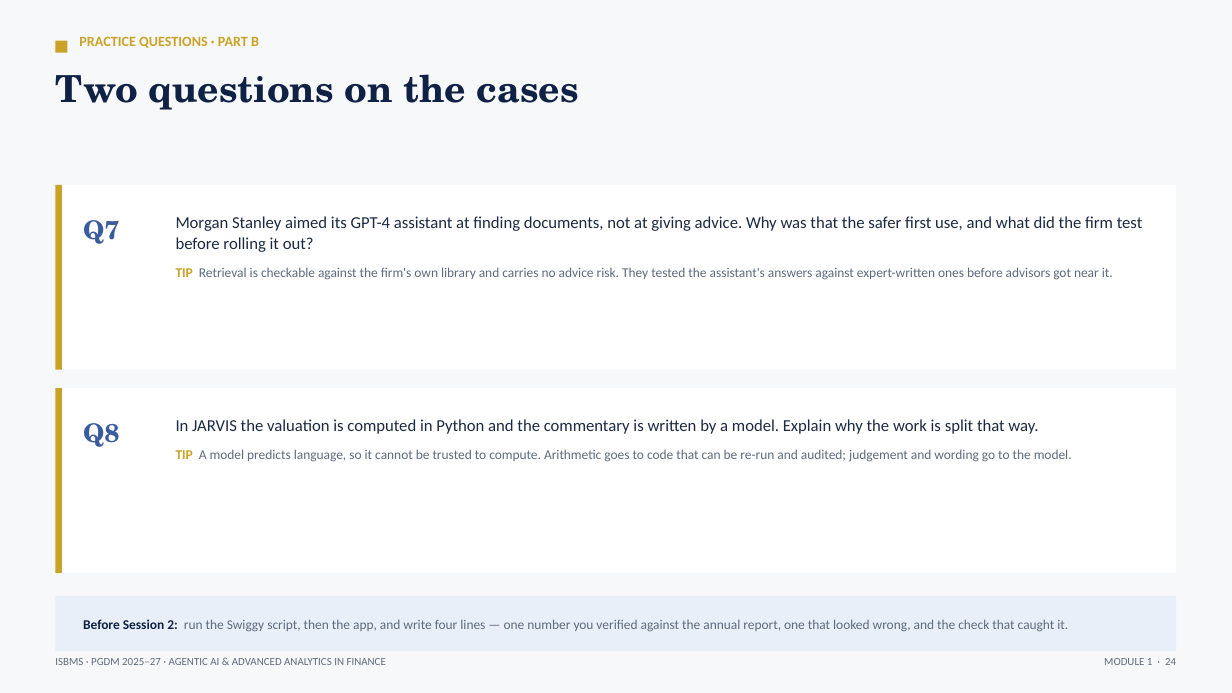
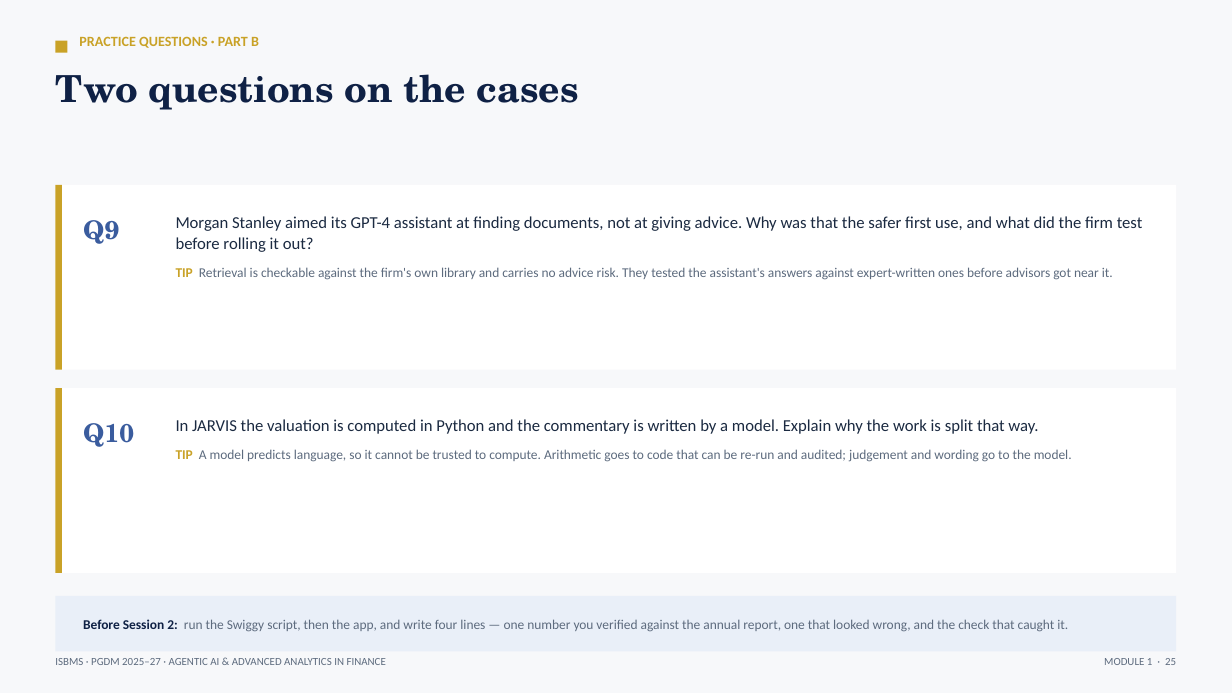
Before and after one commit to tejasgjadhav/AIFINANCE, a slide deck: slide 25 of slides/Module-01-Foundations-of-Agentic-AI.pptx (slide 24 before the commit). Drawn at 1232x693 pixels with LibreOffice and Linux fonts; fonts in the diff are those of the drawing. Boxes give left, top, right and bottom in pixels: in the first picture for what was removed or moved away, otherwise in the second. Text is boxed around its words. In the diff, an @@ line names an element or a change of style, - is before the commit and + after.

```diff
--- a/slides/Module-01-Foundations-of-Agentic-AI.pptx
+++ b/slides/Module-01-Foundations-of-Agentic-AI.pptx
@@ text at [83, 220, 119, 244]: text changed @@
-Q7
+Q9
@@ text at [83, 423, 134, 447]: text changed @@
-Q8
+Q10
@@ text at [1104, 658, 1176, 665]: text changed @@
-MODULE 1 · 24
+MODULE 1 · 25
```
Also in this commit, not shown: 1 slide added, 3 other files.
